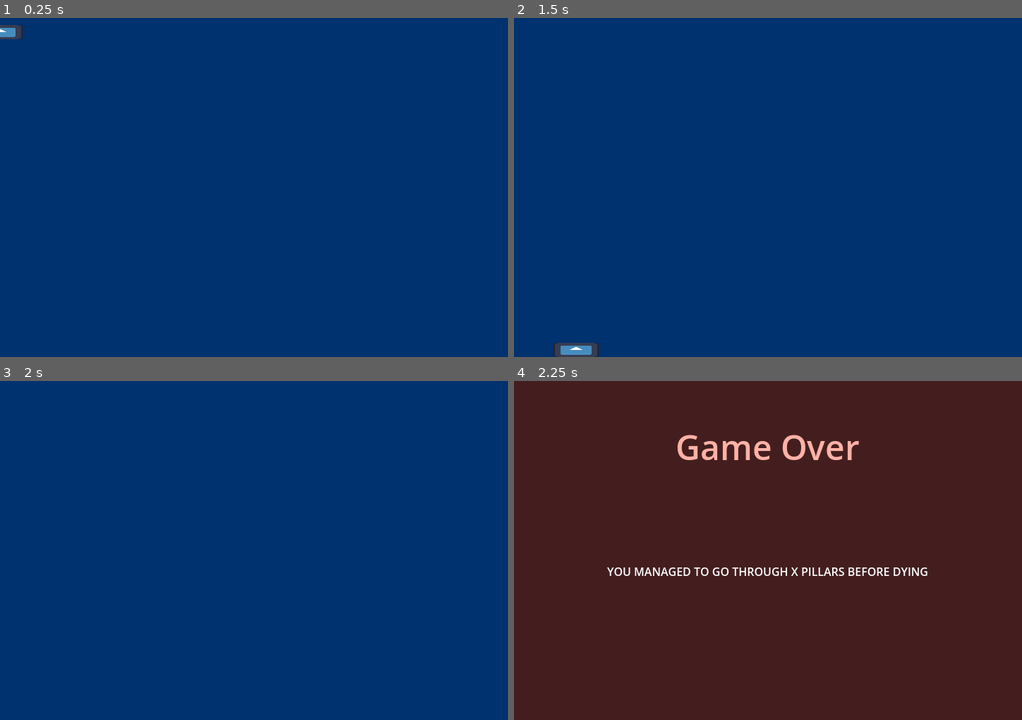
Above: before the commit, frames 1-4 (two rows, left to right).
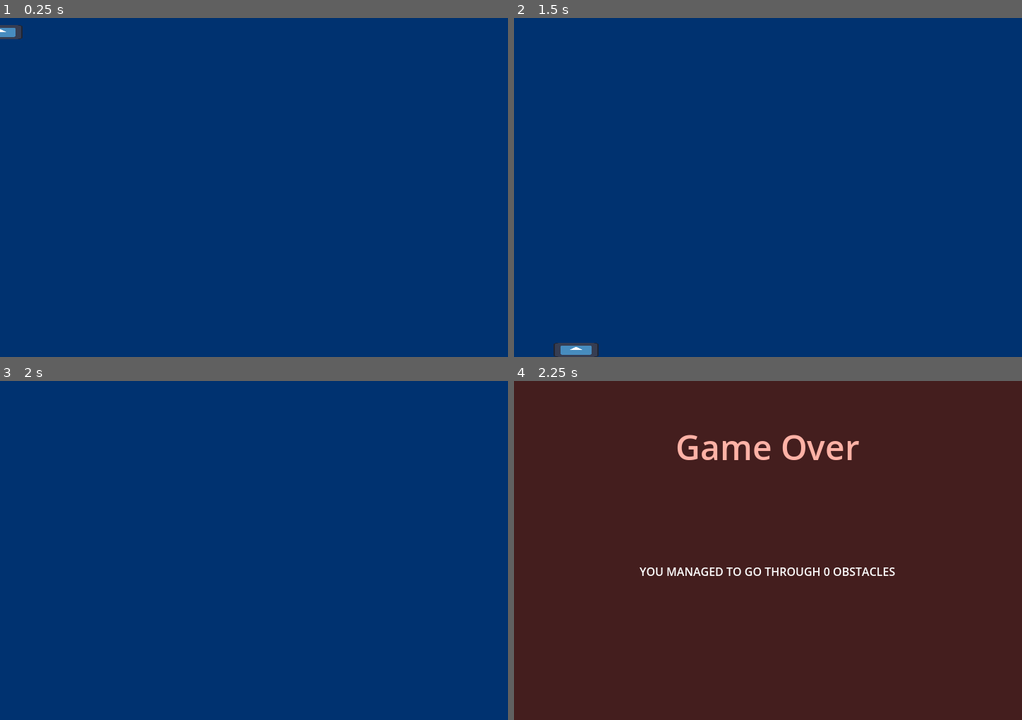
Above: after the commit, the same moments.

Repository: KreaeTerra/Proppy-Plane
Game: Godot game, scene res://scenes/world.tscn
The game is run twice, just before and just after one commit, with the same random seed, the same clock (stepped at 60 frames per second) and the same inputs. The engine's default icon, where the game draws it, is replaced by a stand-in: a white triangle on a blue panel in a dark square.
Inputs:
- Up to frame 1 (0.25 s): no input
- Up to frame 2 (1.5 s): hold Right (ui_right) 0.53-1.28 s; hold Left (ui_left) from 1.28 s (still down)
- Up to frame 3 (2 s): keep holding Left (ui_left)
- Up to frame 4 (2.25 s): tap Enter at 2 s; release Left (ui_left) at 2.03 s; hold Right (ui_right) from 2.03 s (still down)

Frames 1-3 are identical in both runs. In frame 4, 1.0% of the frame differs, in the area x 18-82%, y 55-58%.

Commit message:
Create a script file for the game over screen and make it set its text through code on _ready

Diff:
--- a/scenes/game_over_screen.tscn
+++ b/scenes/game_over_screen.tscn
@@ -1,4 +1,6 @@
-[gd_scene format=3 uid="uid://ccv61s5h6i5ou"]
+[gd_scene load_steps=2 format=3 uid="uid://ccv61s5h6i5ou"]
+
+[ext_resource type="Script" path="res://scripts/game_over_screen.gd" id="1_a1t8i"]
 
 [node name="GameOverScreen" type="Control"]
 layout_mode = 3
@@ -7,6 +9,7 @@
 anchor_bottom = 1.0
 grow_horizontal = 2
 grow_vertical = 2
+script = ExtResource("1_a1t8i")
 
 [node name="Background" type="ColorRect" parent="."]
 layout_mode = 1
--- /dev/null
+++ b/scripts/game_over_screen.gd
@@ -0,0 +1,7 @@
+extends Control
+
+var score : int = 0
+@onready var score_label : Label = $ScoreLabel
+
+func _ready():
+	score_label.text = "YOU MANAGED TO GO THROUGH " + str(score) + " OBSTACLES"
